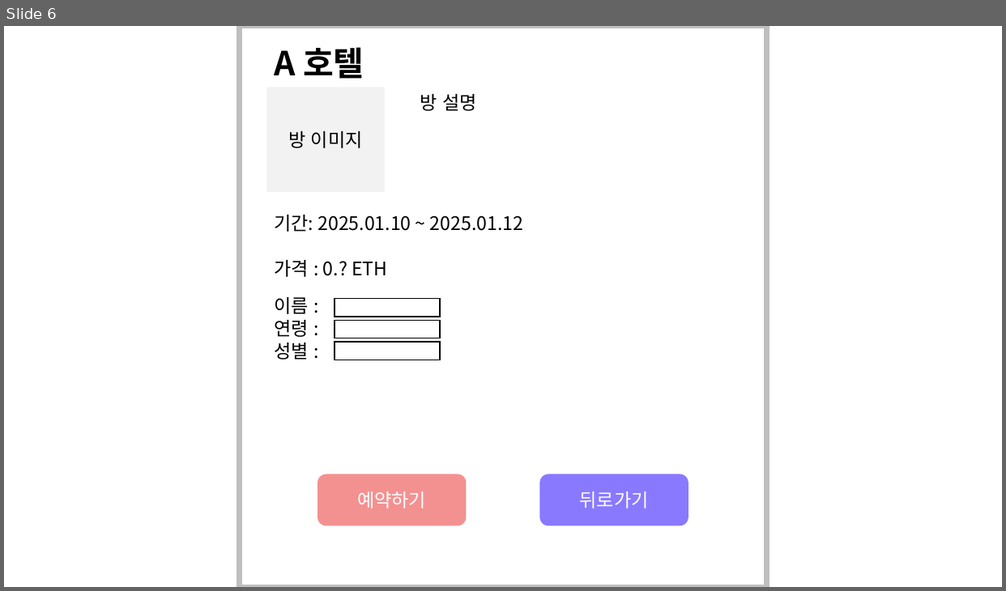
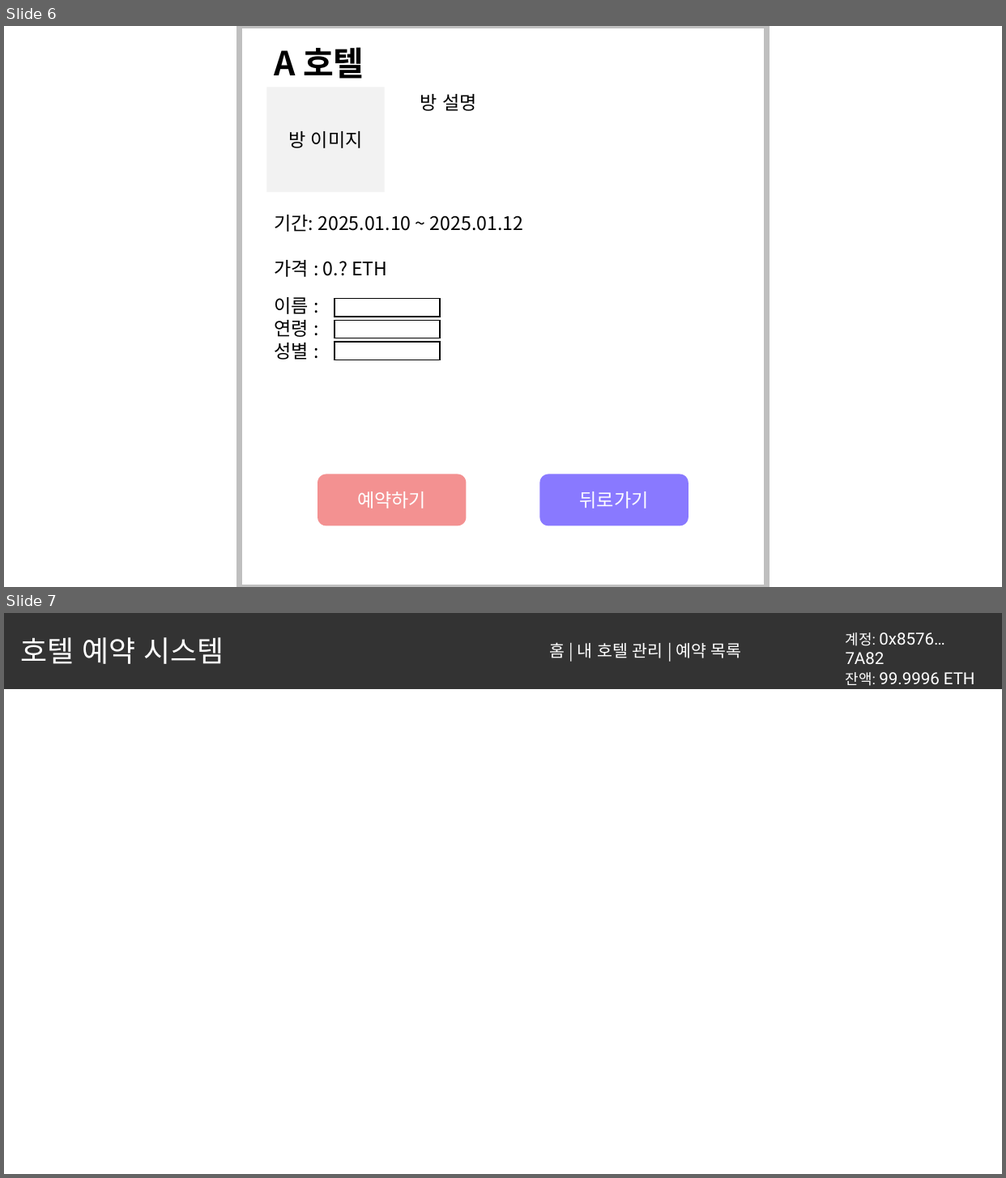
Before and after one commit to Yoon-Beom/hotel_project, a slide deck: Hotel_Project.pptx. Shown one above the other, each under a label of ours: slide 6 before the commit, slides 6 and 7 after it. The pictures are 1006x591 and 1006x1178 pixels, drawn with LibreOffice and Linux fonts; fonts in the diff are those of the drawing. Boxes give left, top, right and bottom in pixels: in the first picture for what was removed or moved away, otherwise in the second. Text is boxed around its words. In the diff, an @@ line names an element or a change of style, - is before the commit and + after.

```diff
--- a/Hotel_Project.pptx
+++ b/Hotel_Project.pptx
@@ slide 7 added at (x1=4, y1=613, x2=1002, y2=1174), background #FFFFFF @@
@@ rectangle added at (x1=4, y1=613, x2=1002, y2=689), fill #333333 @@
@@ text added at (x1=846, y1=632, x2=975, y2=686), 16 pt, text #FFFFFF @@
+계정: 0x8576…7A82
+잔액: 99.9996 ETH
@@ text added at (x1=21, y1=637, x2=224, y2=664), 28 pt, text #FFFFFF @@
+호텔 예약 시스템
@@ text added at (x1=549, y1=642, x2=742, y2=658), 16 pt, text #FFFFFF @@
+홈 | 내 호텔 관리 | 예약 목록
```
Also in this commit, not shown: 11 other files.
